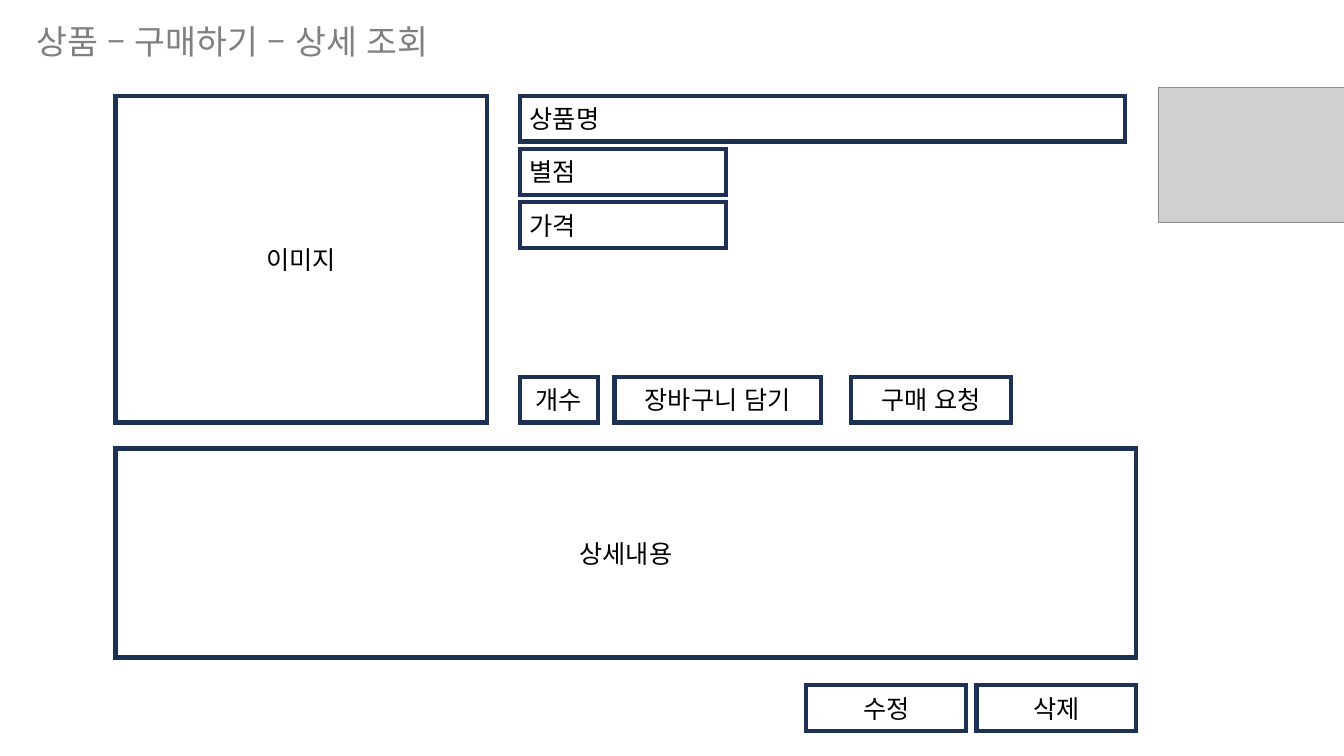
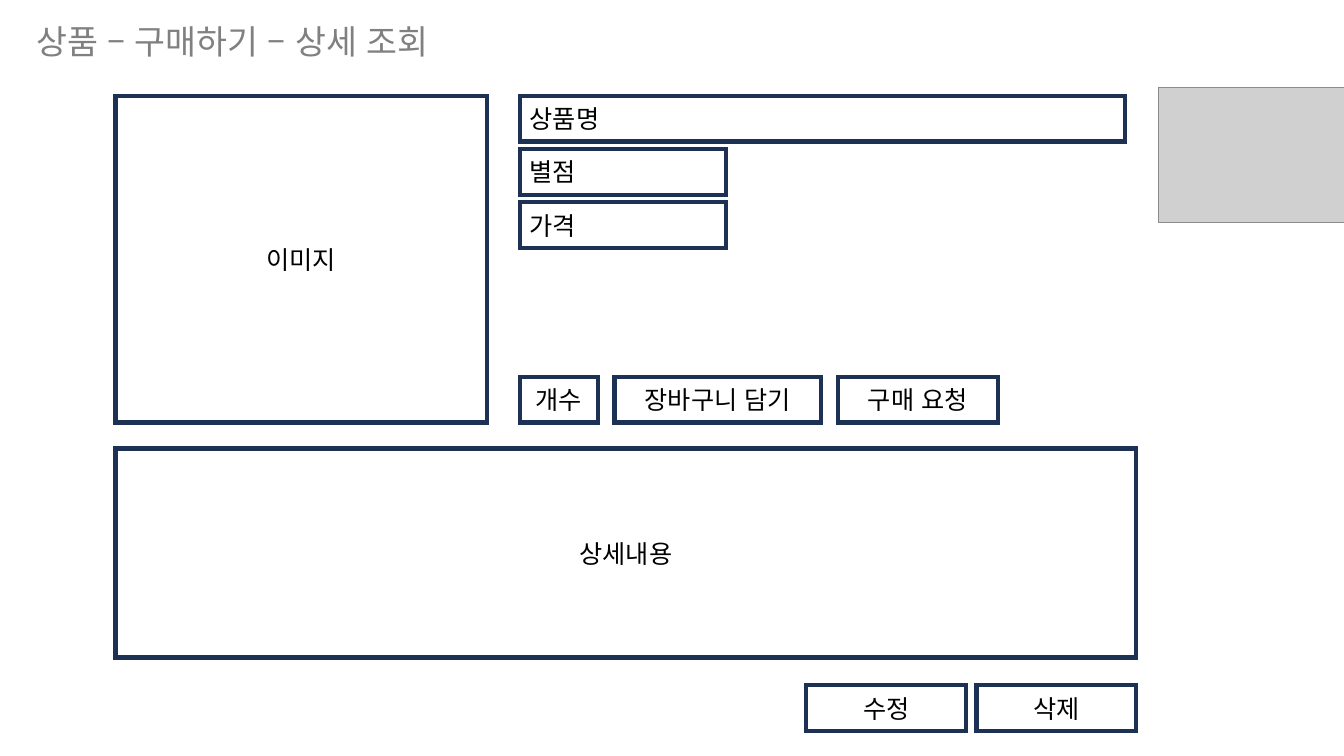
Before and after one commit to yhoo0094/miniPX, a slide deck: slide 9 of 산출물/화면정의서/MiniPX_화면정의서_V0.3.pptx (slide 8 before the commit). Drawn at 1344x756 pixels with LibreOffice and Linux fonts; fonts in the diff are those of the drawing; grey boxes stand for pictures. Boxes give left, top, right and bottom in pixels: in the first picture for what was removed or moved away, otherwise in the second. Text is boxed around its words. In the diff, an @@ line names an element or a change of style, - is before the commit and + after.

```diff
--- a/산출물/화면정의서/MiniPX_화면정의서_V0.3.pptx
+++ b/산출물/화면정의서/MiniPX_화면정의서_V0.3.pptx
@@ rectangle "구매 요청": place and size @@
-rectangle "구매 요청" at <box>851,377,1011,422</box>
+rectangle "구매 요청" at <box>838,377,998,422</box>
```
Also in this commit, not shown: 1 other slide changed, 1 slide added, 16 other files.
